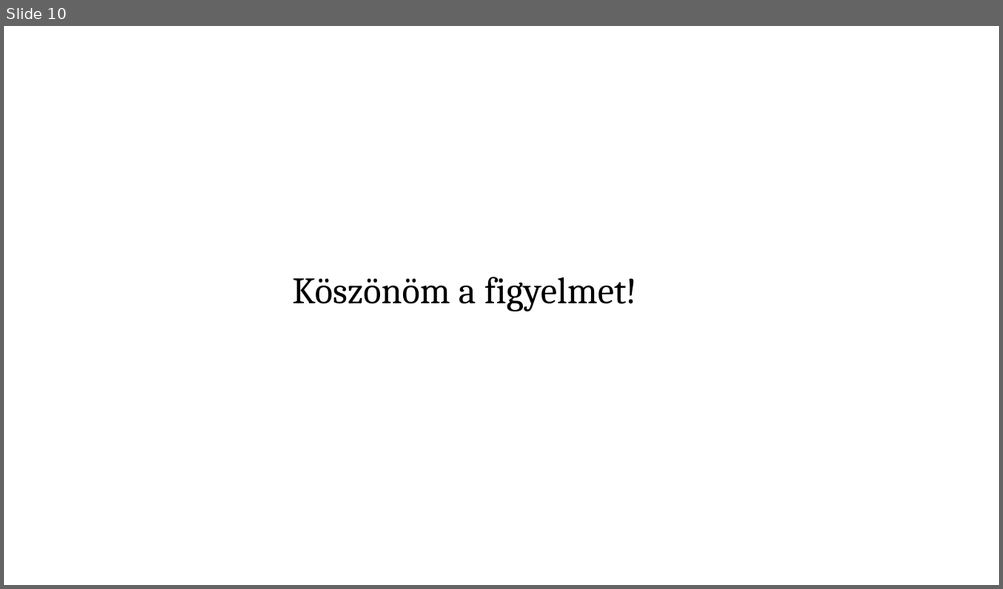
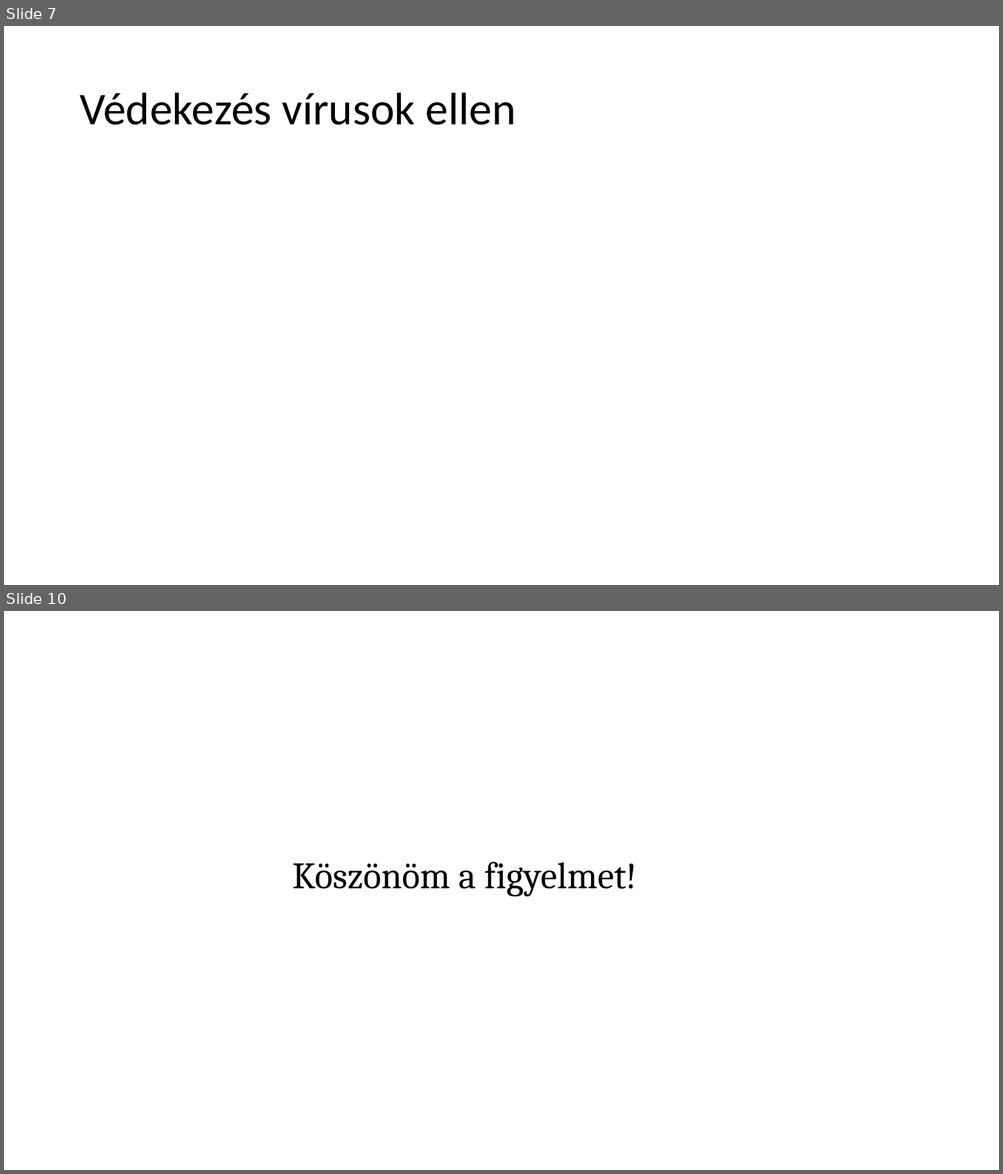
Before and after one commit to somodikonrad/Paprika, a slide deck: Beadandó SK.pptx. Shown one above the other, each under a label of ours: slide 10 before the commit, slides 7 and 10 after it; the slides between them are not shown. The pictures are 1003x589 and 1003x1174 pixels, drawn with LibreOffice and Linux fonts; fonts in the diff are those of the drawing. Boxes give left, top, right and bottom in pixels: in the first picture for what was removed or moved away, otherwise in the second. Text is boxed around its words. In the diff, an @@ line names an element or a change of style, - is before the commit and + after.

```diff
--- a/Beadandó SK.pptx
+++ b/Beadandó SK.pptx
@@ slide 7 added at (x1=4, y1=26, x2=999, y2=585), background #FFFFFF @@
@@ title added at (x1=79, y1=93, x2=516, y2=125), 44 pt, text #000000 @@
+Védekezés vírusok ellen
```
Also in this commit, not shown: 1 slide changed, 7 other slides added, 8 slides removed.
